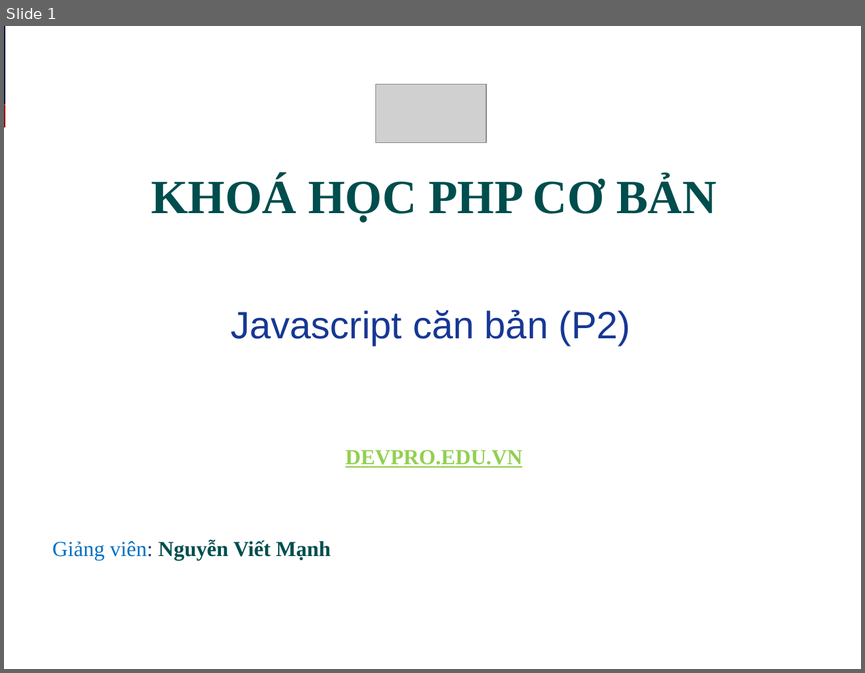
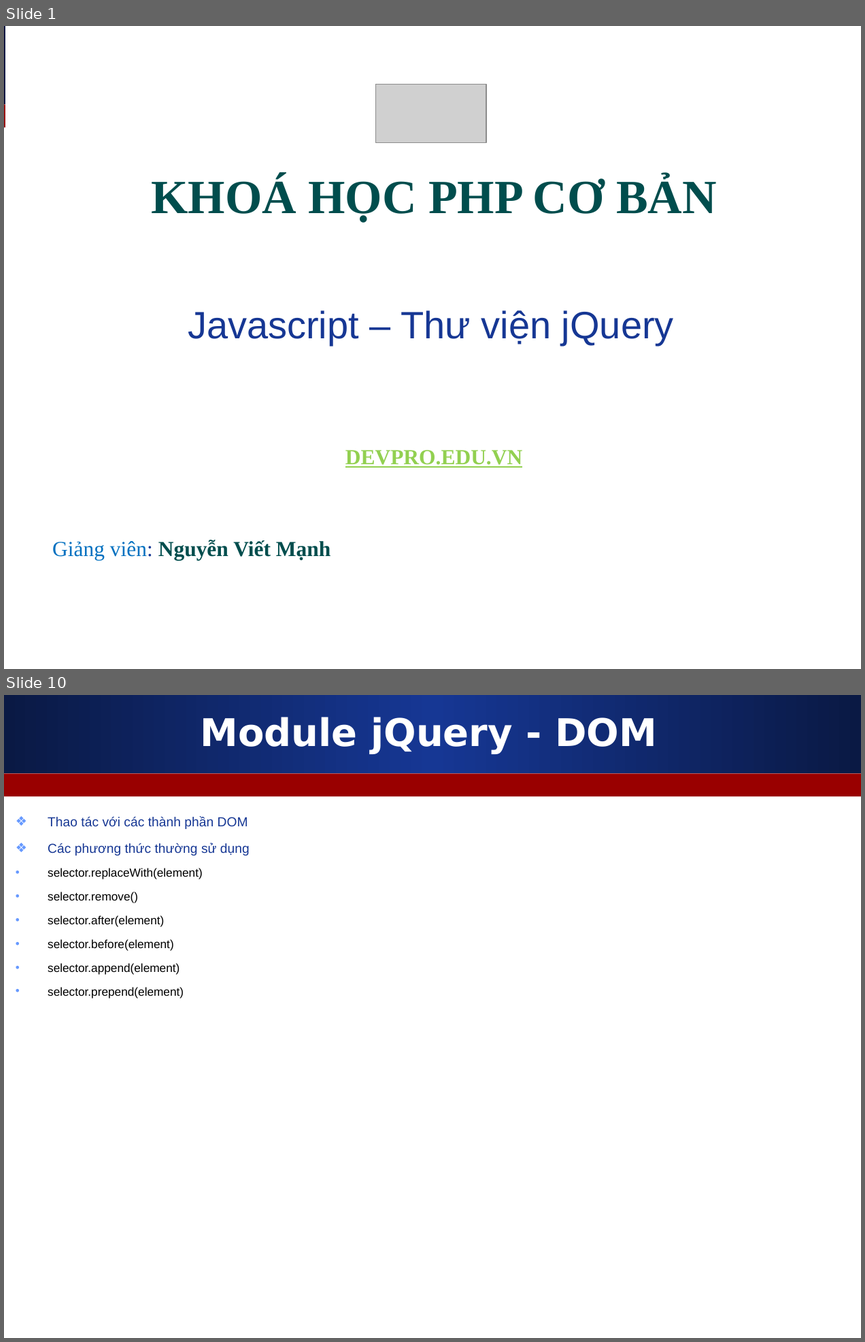
Before and after one commit to melng124/php39_devpro, a slide deck: Day8_Javascript_jQuery/Slide_bai_giang/Javascript_jQuery.ppt. Shown one above the other, each under a label of ours: slide 1 before the commit, slides 1 and 10 after it; the slides between them are not shown. The pictures are 865x673 and 865x1342 pixels, drawn with LibreOffice and Linux fonts; fonts in the diff are those of the drawing; grey boxes stand for pictures. Boxes give left, top, right and bottom in pixels: in the first picture for what was removed or moved away, otherwise in the second. Text is boxed around its words. In the diff, an @@ line names an element or a change of style, - is before the commit and + after.

```diff
--- a/Day8_Javascript_jQuery/Slide_bai_giang/Javascript_jQuery.ppt
+++ b/Day8_Javascript_jQuery/Slide_bai_giang/Javascript_jQuery.ppt
@@ slide 10 added at box(4, 695, 861, 1338), background #FFFFFF; not listed: 2 template elements that a slide beside it also shows @@
@@ title added at box(200, 717, 657, 754), 32 pt, text #FFFFFF, bold @@
+Module jQuery - DOM
@@ text added at box(48, 816, 249, 998), 9.9 pt, text #000000 @@
+❖ Thao tác với các thành phần DOM
+❖ Các phương thức thường sử dụng
+• selector.replaceWith(element)
+• selector.remove()
+• selector.after(element)
+• selector.before(element)
+• selector.append(element)
+• selector.prepend(element)
@@ slide 1 changed as well @@
@@ text at box(188, 310, 674, 346): text changed @@
-Javascript căn bản (P2)
+Javascript – Thư viện jQuery
```
Also in this commit, not shown: 12 other slides added, 14 slides removed, 1 other file.
